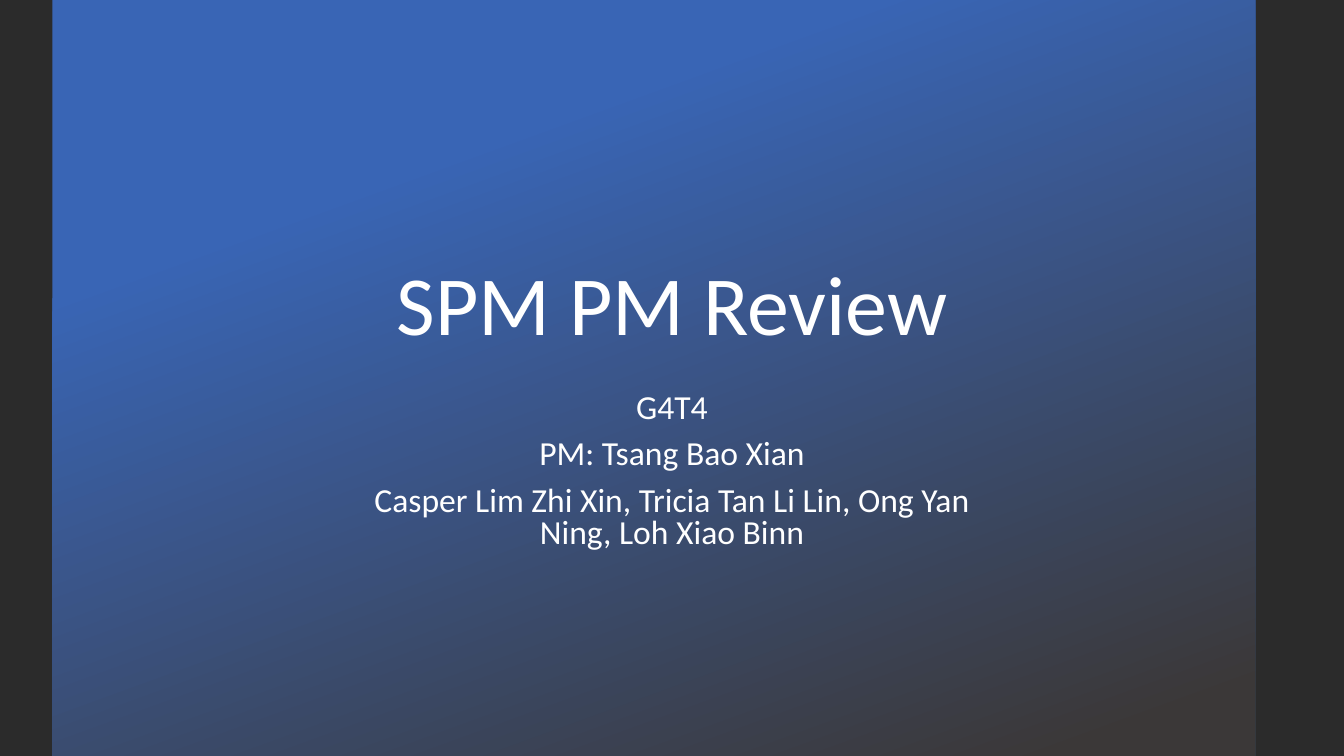
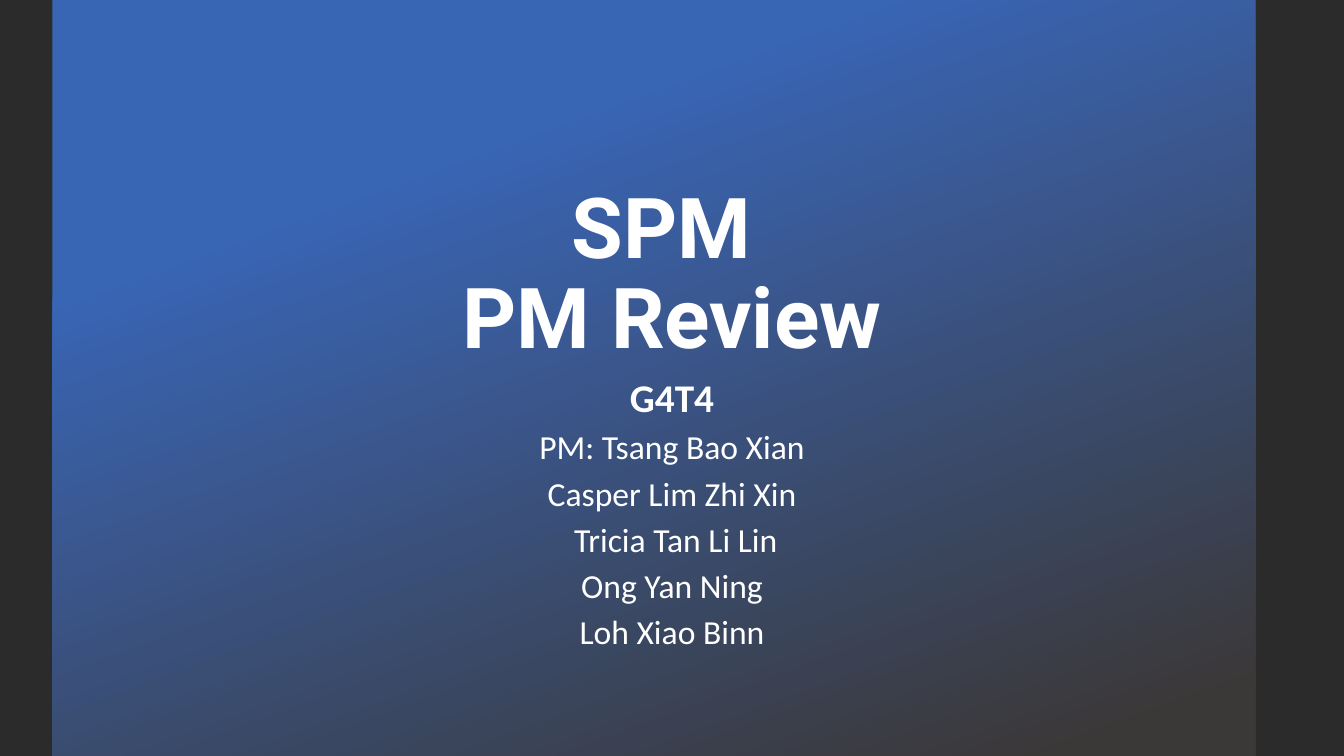
Before and after one commit to xbloh/Online-Course-Bidding-System-, a slide deck: slide 1 of presentations/PM Review - Week 7.pptx. Drawn at 1344x756 pixels with LibreOffice and Linux fonts; fonts in the diff are those of the drawing; background and template pictures are left out; a plain dark background stands for a picture behind light text. Boxes give left, top, right and bottom in pixels: in the first picture for what was removed or moved away, otherwise in the second. Text is boxed around its words. In the diff, an @@ line names an element or a change of style, - is before the commit and + after.

Commit message:
Update on PM Review
Revise PM Review slides

```diff
--- a/presentations/PM Review - Week 7.pptx
+++ b/presentations/PM Review - Week 7.pptx
@@ title "SPM PM Review": place and size @@
-title "SPM PM Review" at (397, 277, 947, 336)
+title "SPM PM Review" at (462, 197, 881, 349)
@@ title "SPM PM Review" at (462, 197, 881, 349): font Calibri to Roboto, bold on @@
@@ subtitle "G4T4": place and size @@
-subtitle "G4T4" at (374, 397, 969, 550)
+subtitle "G4T4" at (539, 386, 805, 645)
@@ subtitle at (630, 386, 714, 413): size 24 to 28 pt, bold on in "G4T4" @@
@@ subtitle at (548, 482, 796, 645): text changed @@
-Casper Lim Zhi Xin, Tricia Tan Li Lin, Ong Yan Ning, Loh Xiao Binn
+Casper Lim Zhi Xin
+Tricia Tan Li Lin
+Ong Yan Ning
+Loh Xiao Binn
```
Also in this commit, not shown: 11 other slides changed, 4 slides added.
